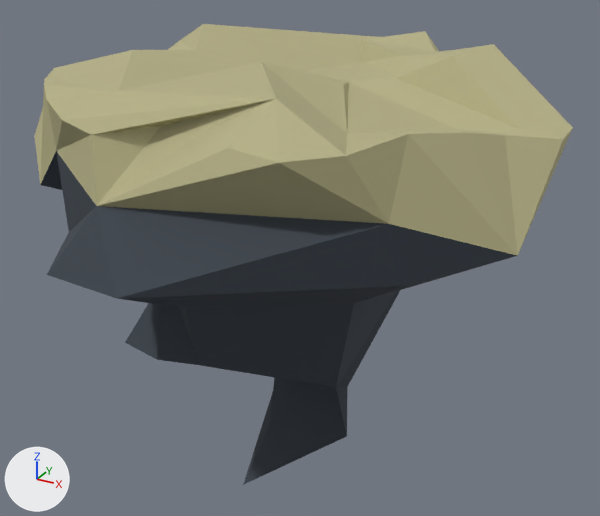
The FBX model Export/fbx/rock020.FBX: old version first, new version second.
One viewpoint serves both versions: a camera (50 mm lens) standing at (8.04, -14.19, 7.76) and looking at (0.09, 0.26, 0.54). Arrows for +X, +Y and +Z are at lower left; the lights stay in place. Where no turn or scale is listed for an object, it has been applied to the vertices.

The first picture shows 'rock_020'.
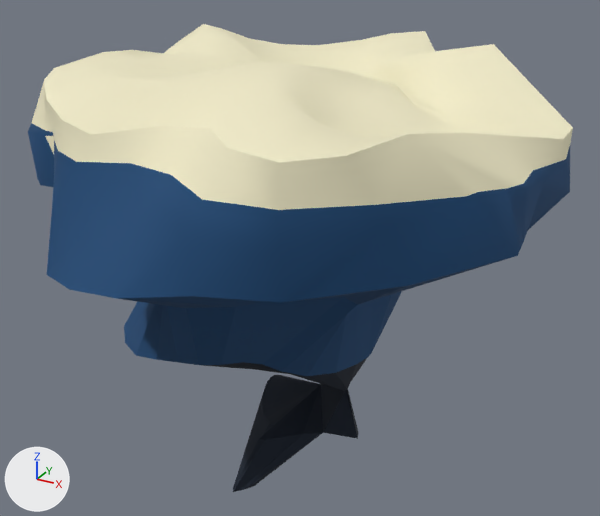
Location of each change, (x1, y1, x2, y2) in pixels of the pictures (600 x 516 px):
'rock_020', reshaped: before (34, 24, 573, 485); after (28, 24, 573, 492)
part 1 of me_mesh, built on: before (243, 62, 458, 485); after (28, 24, 573, 492)

The change, as a list of edits to the scene's bpy script:
```text
Add img_color_palette_png:
    img_color_palette_png = load_image('color_palette.png', '../texture/color_palette.png', 1120, 896, 'sRGB')
Add mat_color_palette:
    mat_color_palette = principled_material('color_palette')
    mat_color_palette.texture = img_color_palette_png
    mat_color_palette.roughness = 0.859
Change me_mesh:
    used by ob_rock_020; location = (0.0, 0.0, 0.0)
    remove me_mesh.from_pydata(...)  # 102 vertices, 200 faces; spans x -5.42..5.42, y -5.65..5.65, z -5.11..5.11
    remove me_mesh.materials.append(mat_felsen)  # dark blue #384049
    remove me_mesh.materials.append(mat_land)  # beige #b5b086
    add me_mesh.from_pydata(...)  # 395 vertices, 456 faces; spans x -5.42..5.62, y -5.65..5.65, z -5.11..5.11
    me_mesh part 1: 7 vertices removed from x -1.49..1.7, y -0.86..2.75, z -5.11..4.54; 300 vertices added at x -5.34..5.62, y -5.65..5.25, z -5.11..4.91
    me_mesh part 2: the surface is now shaded smooth
    add me_mesh.materials.append(mat_color_palette)  # picture img_color_palette_png
```
